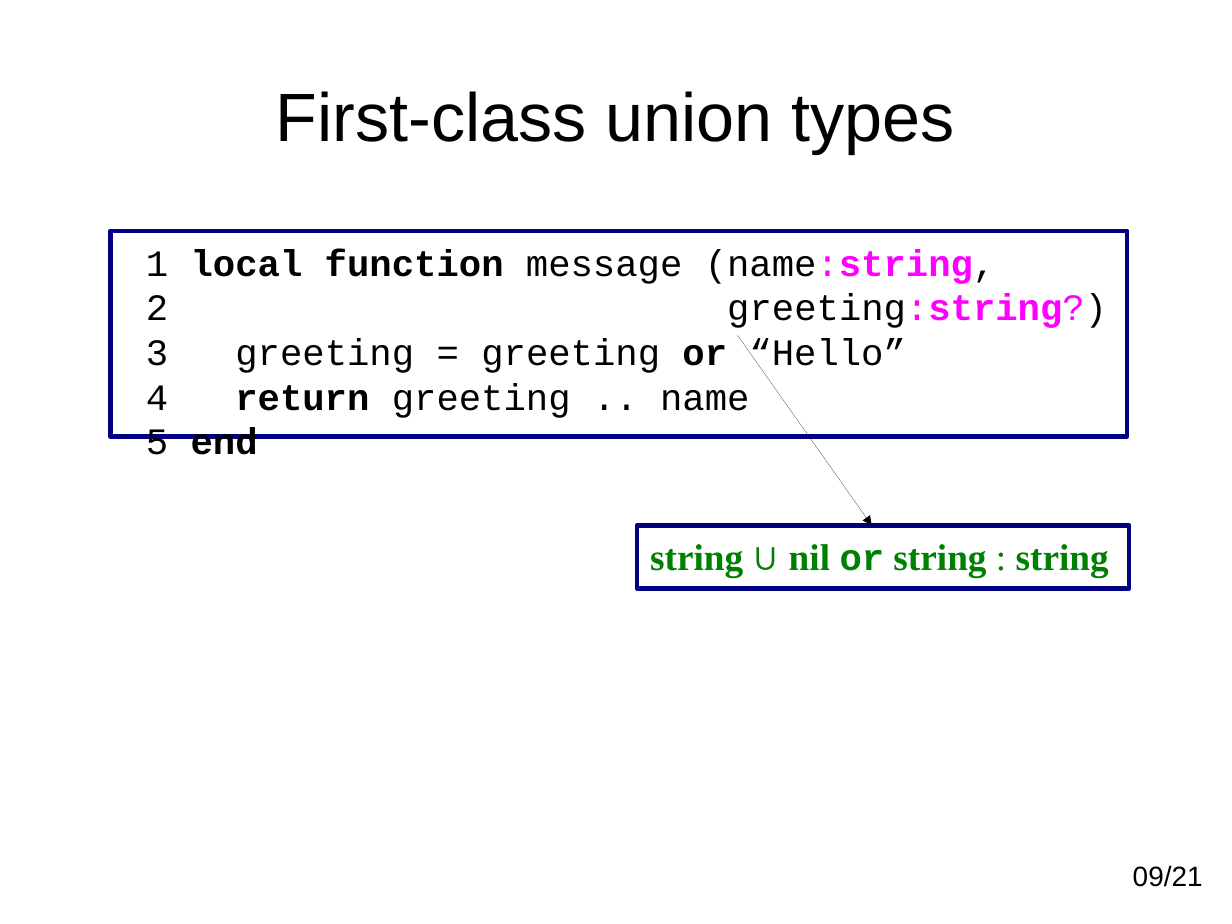
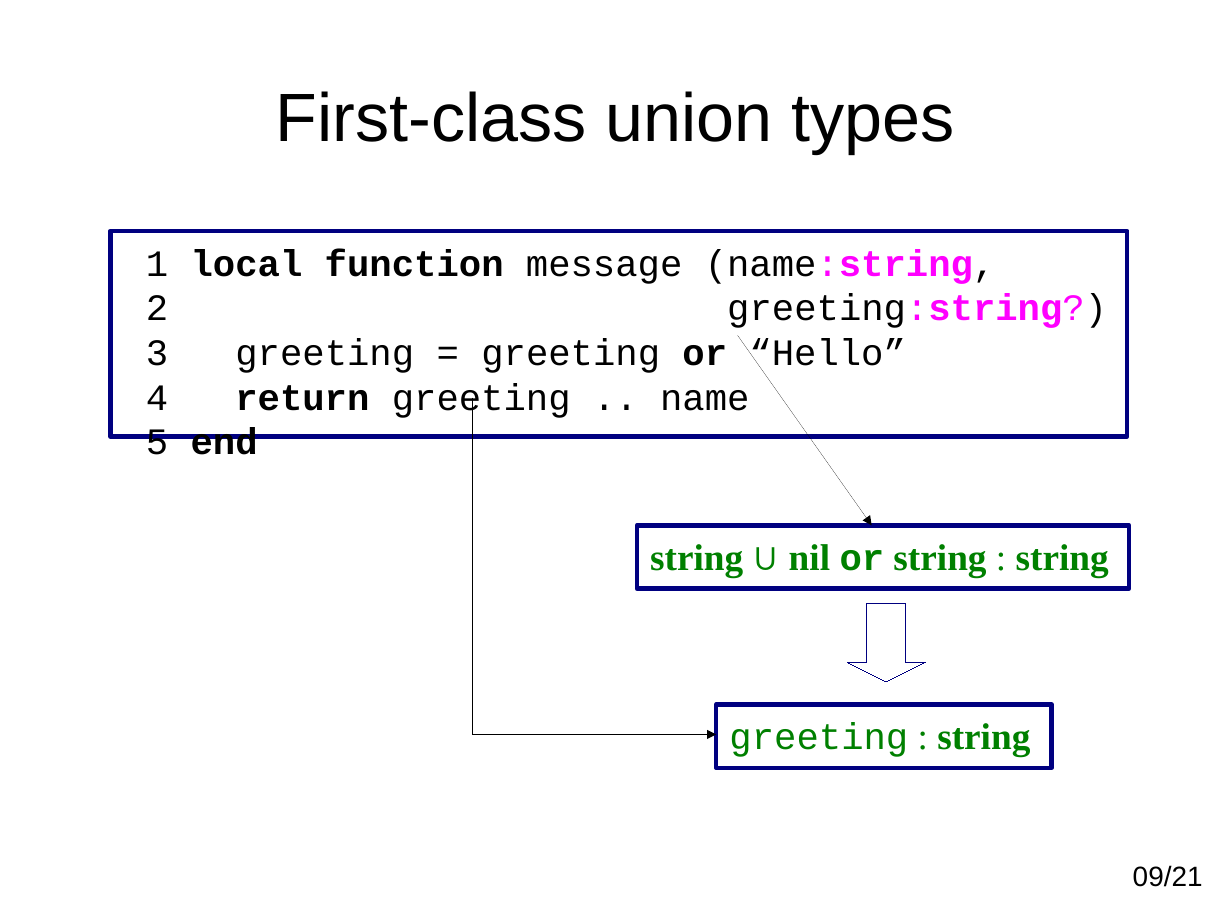
Before and after one commit to andremm/typedlua, a slide deck: slide 9 of doc/slides/dyla2014.odp. Drawn at 1232x924 pixels with LibreOffice and Linux fonts; fonts in the diff are those of the drawing. Boxes give left, top, right and bottom in pixels: in the first picture for what was removed or moved away, otherwise in the second. Text is boxed around its words. In the diff, an @@ line names an element or a change of style, - is before the commit and + after.

```diff
--- a/doc/slides/dyla2014.odp
+++ b/doc/slides/dyla2014.odp
@@ elbow arrow added from (472, 398) to (717, 735), #000000 0 pt @@
@@ down arrow added at [847,604,926,682], fill #FFFFFF, outline #000080 0 pt @@
@@ rectangle added at [717,704,1052,768], outline #000080 2.89 pt, 24 pt, text #008000 @@
+greeting : string
```
Also in this commit, not shown: 4 other slides changed.
